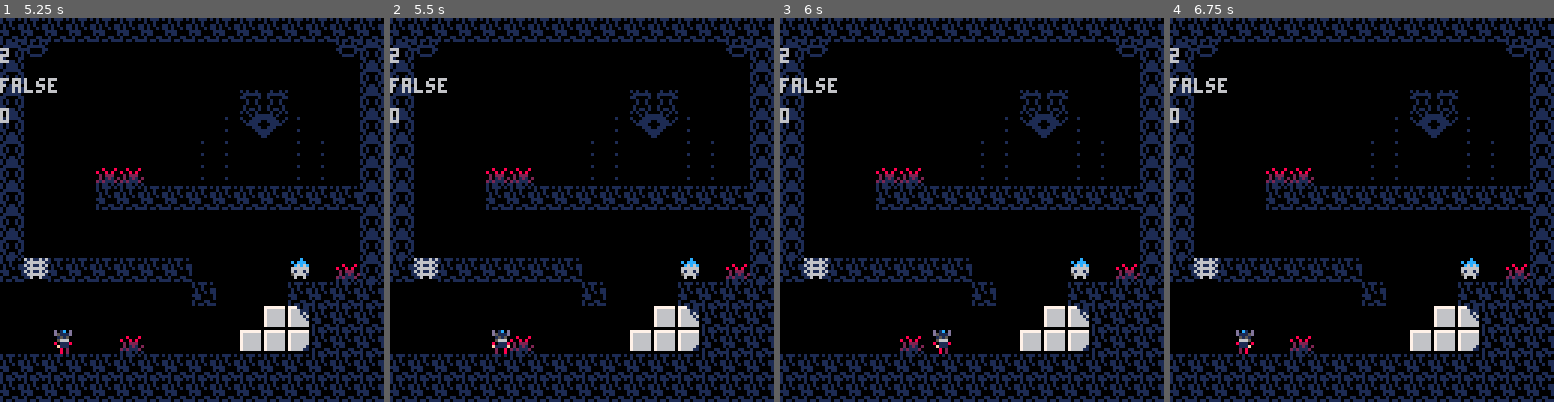
Above: before the commit, frames 1-4 (left to right).
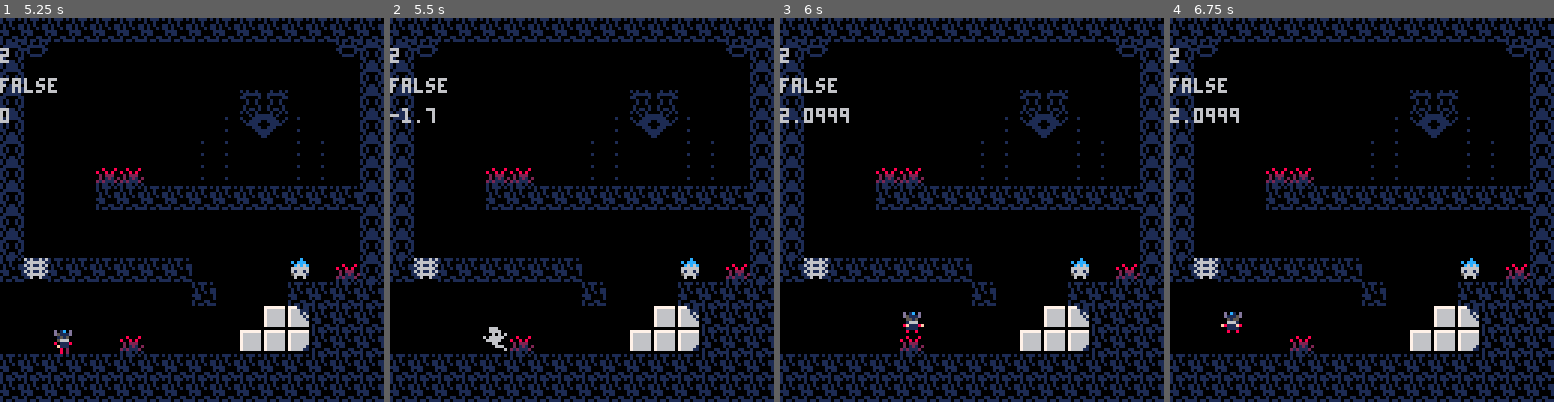
Above: after the commit, the same moments.

Repository: han-sen/pico-8-tests
Game: PICO-8 cartridge platformer.p8
Same seed, same stepped clock (60 frames per second), same inputs: the game is played once before the commit and once after it.
Inputs:
- Up to frame 1 (5.25 s): hold Right 2.33-3.33 s; hold Right 3.38-4.22 s; hold Up 4.27-4.67 s; hold Right from 4.72 s (still down)
- Up to frame 2 (5.5 s): keep holding Right
- Up to frame 3 (6 s): release Right at 5.72 s
- Up to frame 4 (6.75 s): hold Left from 6.15 s (still down)

Frame 1 is identical in both runs. In frame 2, 0.4% of the frame differs, in the area x 0-32%, y 23-88%; in frame 3, 0.7%, in the area x 0-45%, y 23-88%; in frame 4, 0.7%.

Commit message:
added enemy collision tiles

Diff:
--- a/platformer.p8
+++ b/platformer.p8
@@ -75,6 +75,7 @@
 	check_boost()
 	check_level()
 	check_solve()
+	check_dmg()
 	-- game_key_animate()
 	camera(128 * (world.current_level - 1), game_camera.cam_y)
 end
@@ -97,7 +98,7 @@
 	world.current_level = ceil(player.x / 128)
 end
 
-function check_solve()
+function check_solve() -- check if player has unlocked level
 	local level = world.current_level
 	if map_collide(player, "down", 3)
 	or map_collide(player, "right", 3)
@@ -110,13 +111,20 @@
 	end
 end
 
-function check_boost()
+function check_boost() -- check if on boost tile
 	if map_collide(player, 'down', 4) then
 		player.dy -= player.accy * 1.5
 		player.landed = false
 	end
 end
 
+function check_dmg() -- check if on enemy tile
+	if map_collide(player, 'right', 1) then
+		player.sprite = 48
+		player.dx = 0
+		player.dy -= 1
+	end
+end
 
 function game_key_animate()
 	if time() - game_keys.anim > 0.3 then
